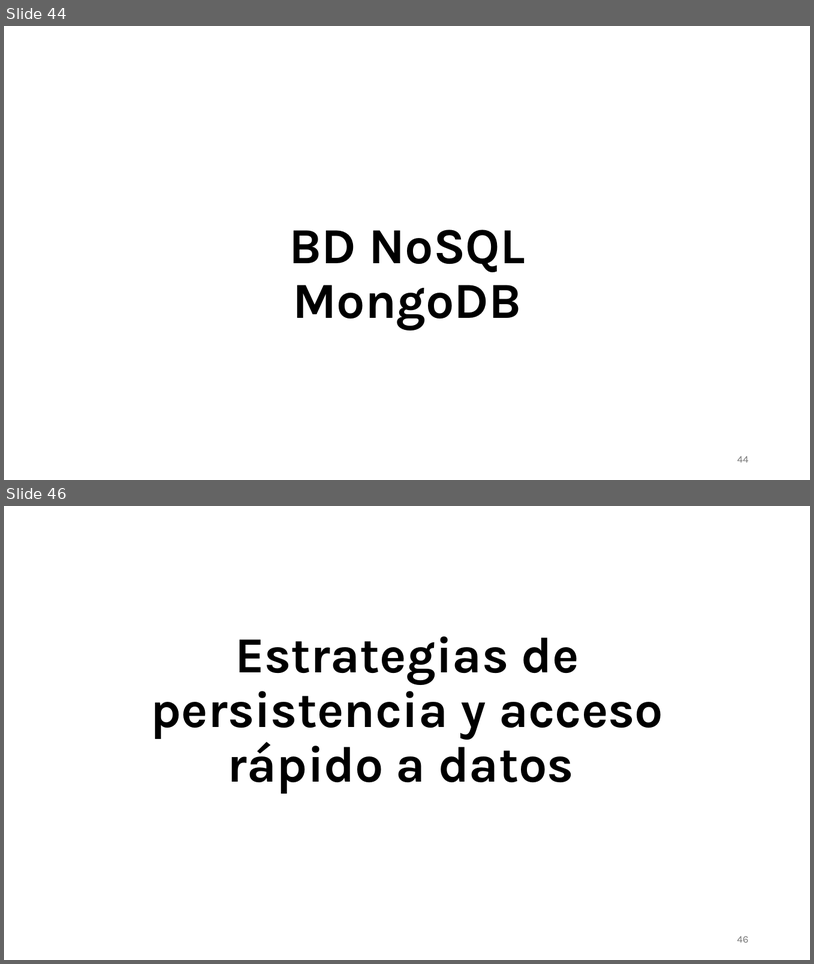
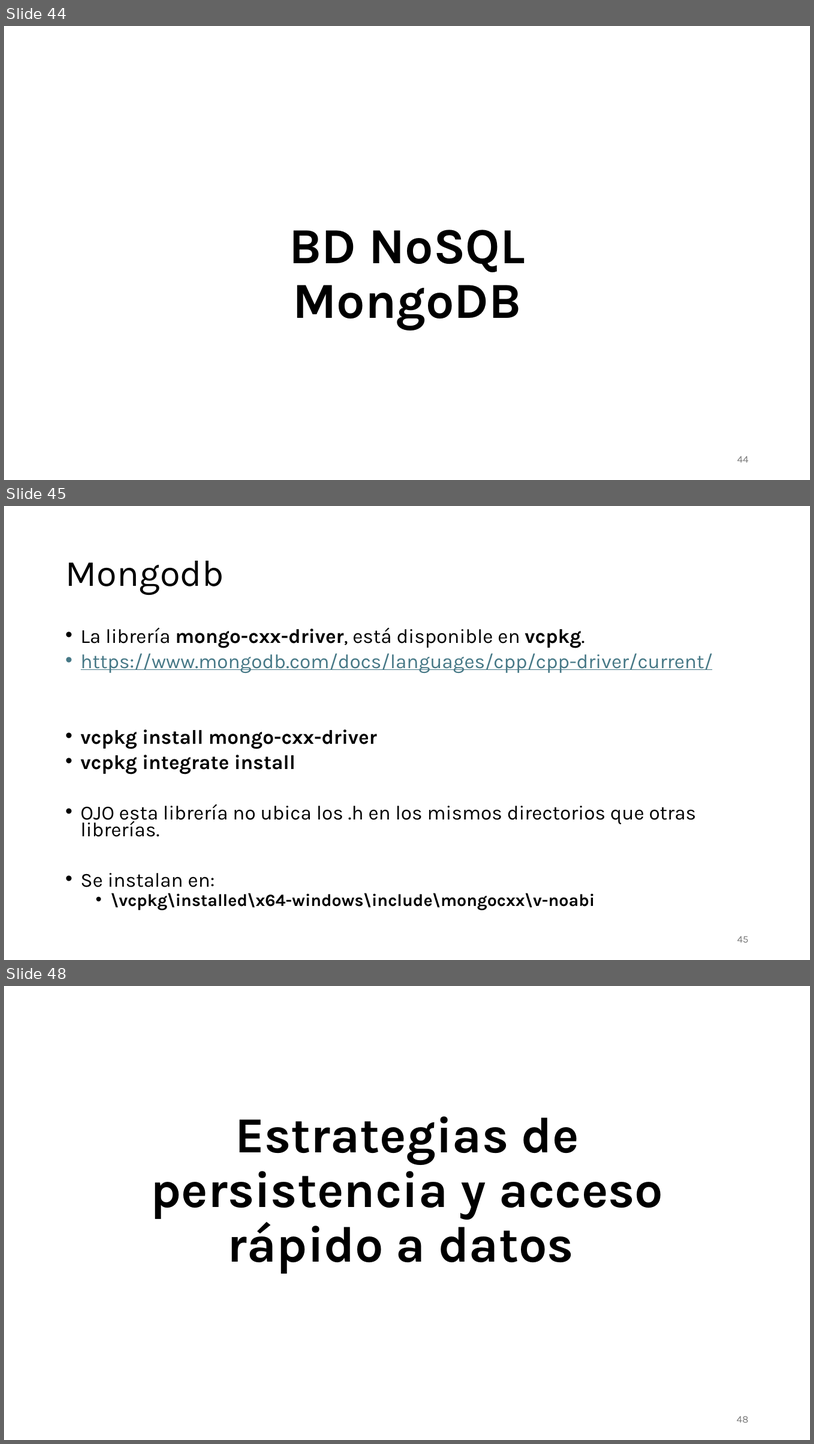
Before and after one commit to aldebarran22/CURSO_CPP_SERVICIOS_30H, a slide deck: doc/4_Gestion_estado_persistencia.pptx. Shown one above the other, each under a label of ours: slides 44 and 46 before the commit, slides 44, 45 and 48 after it; the slides between them are not shown. The pictures are 814x964 and 814x1444 pixels, drawn with LibreOffice and Linux fonts; fonts in the diff are those of the drawing. Boxes give left, top, right and bottom in pixels: in the first picture for what was removed or moved away, otherwise in the second. Text is boxed around its words. In the diff, an @@ line names an element or a change of style, - is before the commit and + after.

```diff
--- a/doc/4_Gestion_estado_persistencia.pptx
+++ b/doc/4_Gestion_estado_persistencia.pptx
@@ slide 45 added at box(4, 506, 810, 960), background #FFFFFF @@
@@ title added at box(65, 561, 224, 595), 44 pt, text #000000 @@
+Mongodb
@@ text added at box(81, 627, 713, 910), 23.8 pt, text #000000 @@
+• La librería mongo-cxx-driver, está disponible en vcpkg.
+• https://www.mongodb.com/docs/languages/cpp/cpp-driver/current/
+• vcpkg install mongo-cxx-driver
+• vcpkg integrate install
+• OJO esta librería no ubica los .h en los mismos directorios que otras librerías.
+• Se instalan en:
+  • \vcpkg\installed\x64-windows\include\mongocxx\v-noabi
@@ page number added at box(738, 936, 749, 942), 12 pt, text #797979 @@
+45
@@ what was slide 46 is now slide 48 @@
```
Also in this commit, not shown: 1 slide changed, 5 other slides added, 2 slides removed, 10 other files.
